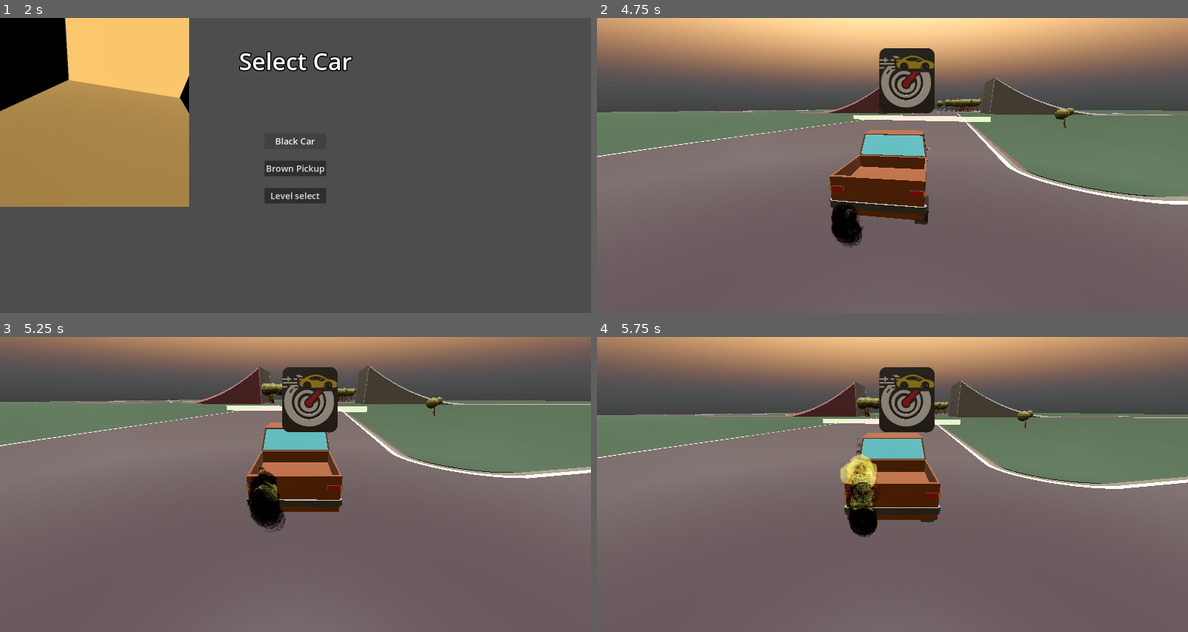
Above: before the commit, frames 1-4 (two rows, left to right).
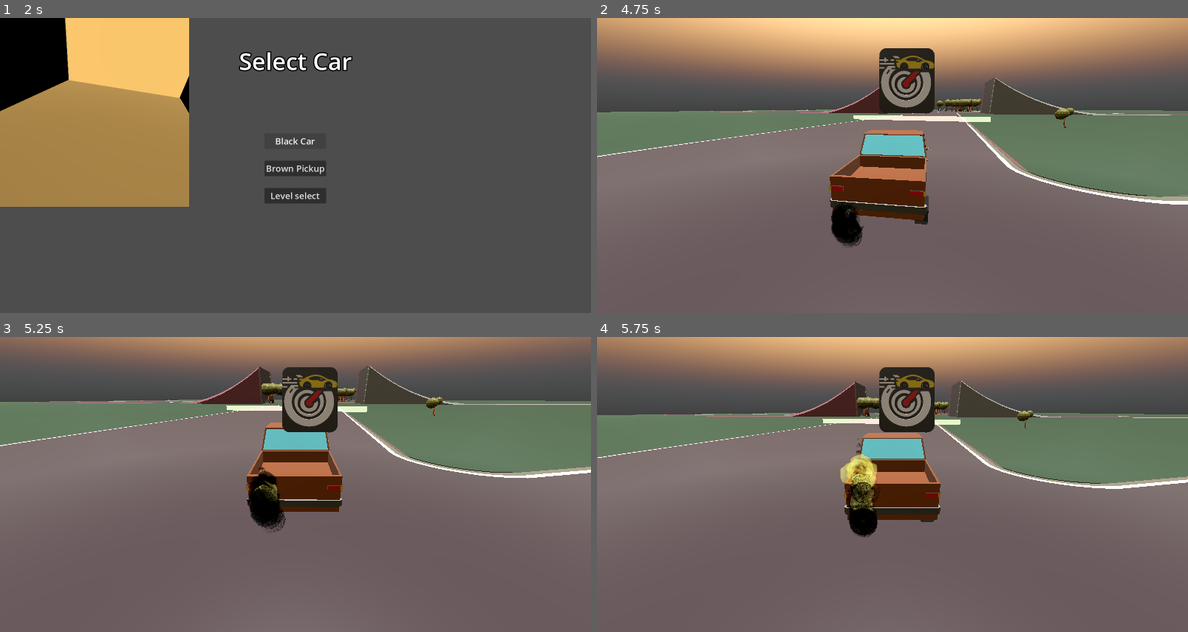
Above: after the commit, the same moments.

Repository: Kallesyntax/Cargame2
Game: Godot game, scene res://Assets/Menu/main_menu.tscn
The game is run twice, just before and just after one commit, with the same random seed, the same clock (stepped at 60 frames per second) and the same inputs.
Inputs:
- Up to frame 1 (2 s): click "Start Game" at 0.5 s; click "1 PLayer" at 1.25 s
- Up to frame 2 (4.75 s): click "Black Car" at 2 s; click "Brown Pickup" at 2.75 s; click "Level select" at 3.5 s; click "Smoky Roads" at 4.25 s
- Up to frame 3 (5.25 s): hold Right (ui_right) from 5.03 s (still down); tap Shift (action) at 5.1 s
- Up to frame 4 (5.75 s): keep holding Right (ui_right)

Frame 1 is identical in both runs. In frame 2, less than 0.1% of the frame differs, in the area x 0-99%, y 22-66%; in frame 3, less than 0.1%, in the area x 43-100%, y 10-58%; in frame 4, less than 0.1%.

Commit message:
updateras val av spelar och lite pill på svarta bilen

Diff:
--- a/Assets/Menu/car_selection.gd
+++ b/Assets/Menu/car_selection.gd
@@ -16,7 +16,7 @@
 var viewport_instance
 
 func _ready():
-	print(playercount)
+
 	Black_car.button_down.connect(BlackCarButton_pressed)
 	Black_car.focus_entered.connect(BlackCarFocus)
 	Brown_pickup.focus_entered.connect(BrownPickupFocus)
@@ -32,10 +32,10 @@
 	car_prieview.brown_pickup_visible()
 
 func BlackCarButton_pressed()-> void:
-	Global.selected_car_scene = "res://Scenes/Cars/fire_car.tscn"
+	Global.selected_car1_scene = "res://Scenes/Cars/fire_car.tscn"
 # You can add code here to update the UI or preview the selected car
 func BrownPickupButton_pressed()-> void:
-	Global.selected_car_scene = "res://Scenes/Cars/brown_pickup.tscn"
+	Global.selected_car1_scene = "res://Scenes/Cars/brown_pickup.tscn"
 # Signal to start the game with the selected car
 func StartGameButton_pressed()-> void:
 	get_tree().change_scene_to_packed(start_level)
--- a/Assets/Scripts/Global.gd
+++ b/Assets/Scripts/Global.gd
@@ -2,9 +2,15 @@
 extends Node
 
 # This variable holds the path to the currently selected car scene.
-var selected_car_scene = ""
+var selected_car1_scene = ""
+var selected_car2_scene = ""
+var selected_car3_scene = ""
+var selected_car4_scene = ""
 var selected_player_count = ""
 
 func _ready():
 	# Initialize with the default car selection if needed
-	selected_car_scene = "res://cars/BlackCar.tscn"
+	selected_car1_scene = "res://cars/BlackCar.tscn"
+	selected_car2_scene = "res://cars/BlackCar.tscn"
+	selected_car3_scene = "res://cars/BlackCar.tscn"
+	selected_car4_scene = "res://cars/BlackCar.tscn"
--- a/Assets/World/New Folder/Level.gd
+++ b/Assets/World/New Folder/Level.gd
@@ -1,9 +1,11 @@
 # Level.gd
 extends Node3D
+@onready var playercount = Global.selected_player_count
 
 func _ready():
+
 	# Load the selected car scene
-	var car_scene = load(Global.selected_car_scene)
+	var car_scene = load(Global.selected_car1_scene)
 	# Ensure car_scene is not null and is indeed a PackedScene
 	if car_scene and car_scene is PackedScene:
 		var car_instance = car_scene.instantiate()
@@ -16,5 +18,6 @@
 		car_instance.transform = Transform3D(rotated_basis, spawn_position)
 		# Add the car instance to the level
 		add_child(car_instance)
+
 	else:
 		print("Error: Unable to load the car scene.")
